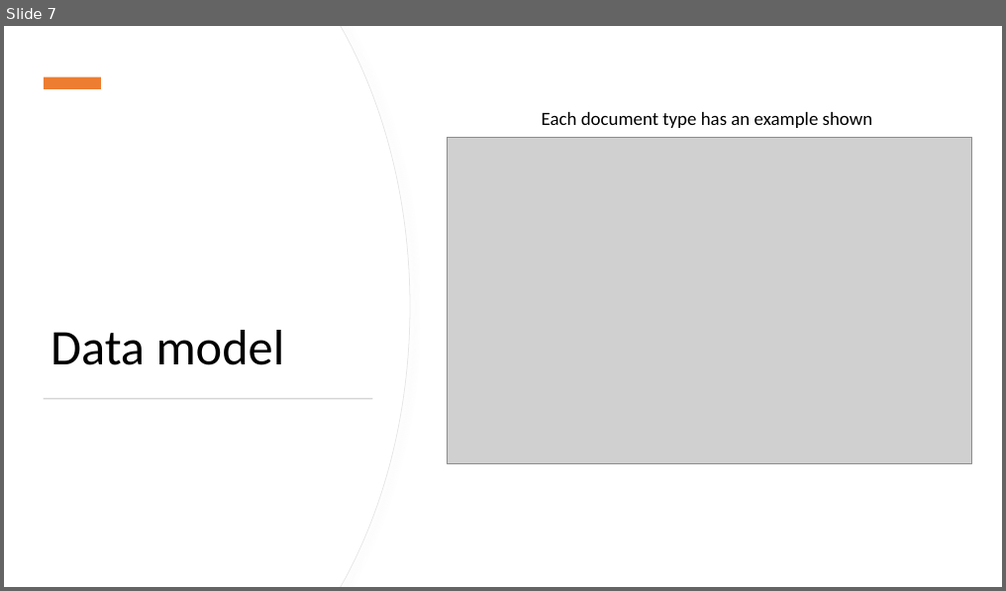
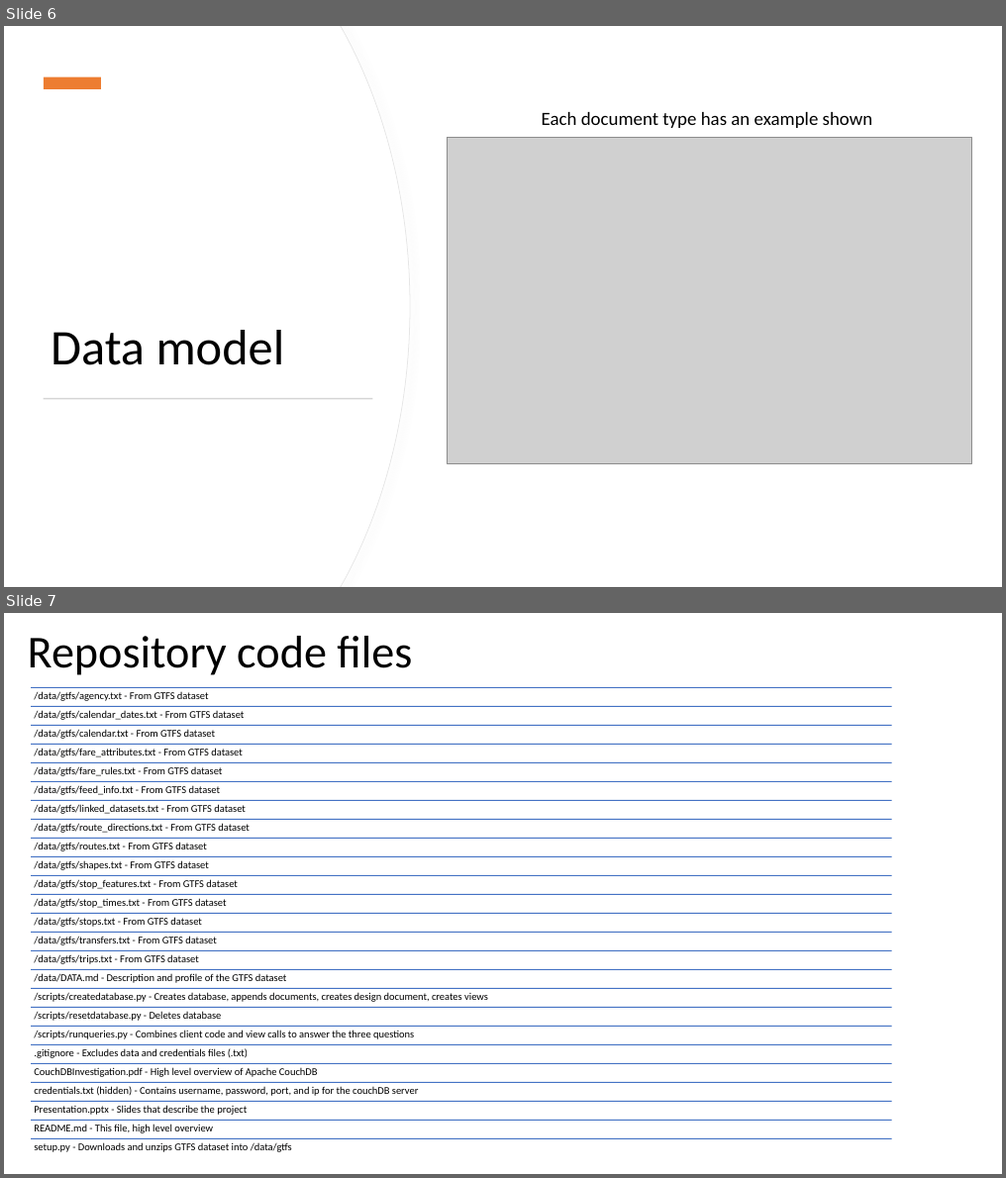
Before and after one commit to ZachBowyer/UWData514SystemInvestigation, a slide deck: Presentation.pptx. Shown one above the other, each under a label of ours: slide 7 before the commit, slides 6 and 7 after it. The pictures are 1006x591 and 1006x1178 pixels, drawn with LibreOffice and Linux fonts; fonts in the diff are those of the drawing; grey boxes stand for pictures. Boxes give left, top, right and bottom in pixels: in the first picture for what was removed or moved away, otherwise in the second. Text is boxed around its words. In the diff, an @@ line names an element or a change of style, - is before the commit and + after.

```diff
--- a/Presentation.pptx
+++ b/Presentation.pptx
@@ slide 7 added at [4, 613, 1002, 1174], background #FFFFFF @@
@@ title added at [28, 636, 412, 675], 44 pt, text #000000 @@
+Repository code files
@@ group added at [31, 688, 892, 1153]: 25 lines, 25 texts @@
+/data/gtfs/agency.txt - From GTFS dataset
+/data/gtfs/calendar_dates.txt - From GTFS dataset
+/data/gtfs/calendar.txt - From GTFS dataset
+/data/gtfs/fare_attributes.txt - From GTFS dataset
+/data/gtfs/fare_rules.txt - From GTFS dataset
+/data/gtfs/feed_info.txt - From GTFS dataset
+/data/gtfs/linked_datasets.txt - From GTFS dataset
+/data/gtfs/route_directions.txt - From GTFS dataset
+/data/gtfs/routes.txt - From GTFS dataset
+/data/gtfs/shapes.txt - From GTFS dataset
+/data/gtfs/stop_features.txt - From GTFS dataset
+/data/gtfs/stop_times.txt - From GTFS dataset
+/data/gtfs/stops.txt - From GTFS dataset
+/data/gtfs/transfers.txt - From GTFS dataset
+/data/gtfs/trips.txt - From GTFS dataset
+/data/DATA.md - Description and profile of the GTFS dataset
+/scripts/createdatabase.py - Creates database, appends documents, creates design document, creates views
+/scripts/resetdatabase.py - Deletes database
+/scripts/runqueries.py - Combines client code and view calls to answer the three questions
+.gitignore - Excludes data and credentials files (.txt)
+CouchDBInvestigation.pdf - High level overview of Apache CouchDB
+credentials.txt (hidden) - Contains username, password, port, and ip for the couchDB server
+Presentation.pptx - Slides that describe the project
+README.md - This file, high level overview
+setup.py - Downloads and unzips GTFS dataset into /data/gtfs
@@ what was slide 7 is now slide 6 @@
```
Also in this commit, not shown: 1 slide changed.
